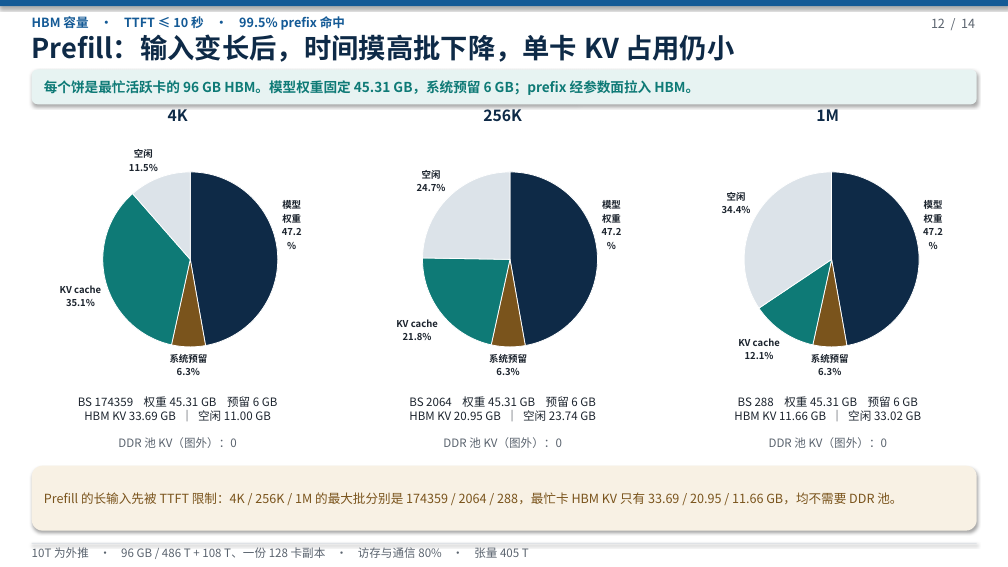
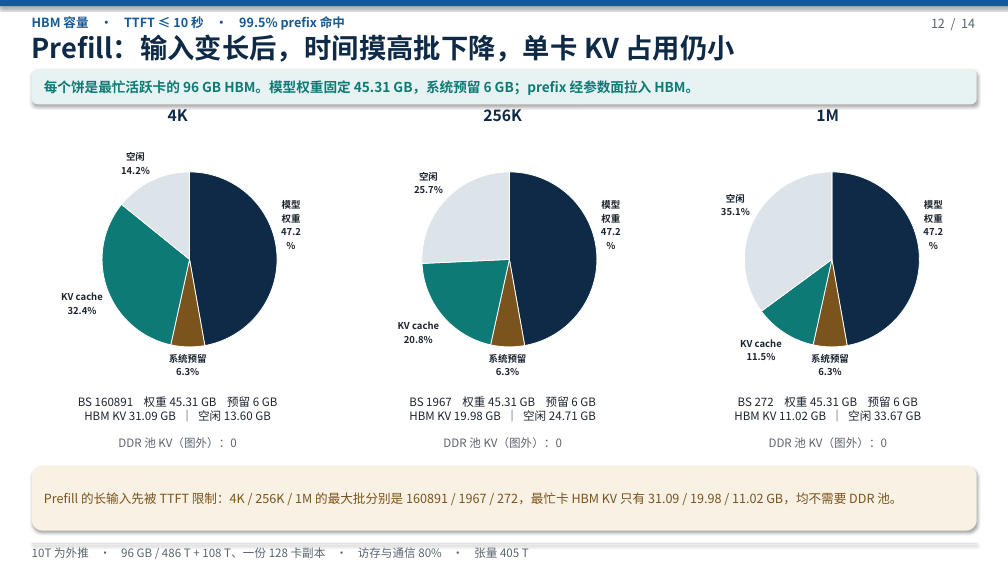
Before and after one commit to 69515164-rgb/UCL-MPComm, a slide deck: slide 12 of docs/deepseek-96g-slo.pptx. Drawn at 1008x567 pixels with LibreOffice and Linux fonts; fonts in the diff are those of the drawing. Boxes give left, top, right and bottom in pixels: in the first picture for what was removed or moved away, otherwise in the second. Text is boxed around its words. In the diff, an @@ line names an element or a change of style, - is before the commit and + after.

```diff
--- a/docs/deepseek-96g-slo.pptx
+++ b/docs/deepseek-96g-slo.pptx
@@ pie chart at (x1=32, y1=130, x2=324, y2=389) @@
@@ Series 1, KV cache: 35.1 to 32.4 @@
@@ Series 1, 空闲: 11.5 to 14.2 @@
@@ pie chart at (x1=357, y1=130, x2=649, y2=389) @@
@@ Series 1, KV cache: 21.8 to 20.8 @@
@@ Series 1, 空闲: 24.7 to 25.7 @@
@@ pie chart at (x1=682, y1=130, x2=974, y2=389) @@
@@ Series 1, KV cache: 12.1 to 11.5 @@
@@ Series 1, 空闲: 34.4 to 35.1 @@
@@ text at (x1=78, y1=396, x2=278, y2=421): text changed @@
-BS 174359 权重 45.31 GB 预留 6 GB
-HBM KV 33.69 GB ｜ 空闲 11.00 GB
+BS 160891 权重 45.31 GB 预留 6 GB
+HBM KV 31.09 GB ｜ 空闲 13.60 GB
@@ text at (x1=409, y1=396, x2=596, y2=421): text changed @@
-BS 2064 权重 45.31 GB 预留 6 GB
-HBM KV 20.95 GB ｜ 空闲 23.74 GB
+BS 1967 权重 45.31 GB 预留 6 GB
+HBM KV 19.98 GB ｜ 空闲 24.71 GB
@@ text at (x1=734, y1=396, x2=922, y2=421): text changed @@
-BS 288 权重 45.31 GB 预留 6 GB
-HBM KV 11.66 GB ｜ 空闲 33.02 GB
+BS 272 权重 45.31 GB 预留 6 GB
+HBM KV 11.02 GB ｜ 空闲 33.67 GB
@@ text at (x1=44, y1=492, x2=902, y2=504): text changed @@
-Prefill 的长输入先被 TTFT 限制：4K / 256K / 1M 的最大批分别是 174359 / 2064 / 288，最忙卡 HBM KV 只有 33.69 / 20.95 / 11.66 GB，均不需要 DDR 池。
+Prefill 的长输入先被 TTFT 限制：4K / 256K / 1M 的最大批分别是 160891 / 1967 / 272，最忙卡 HBM KV 只有 31.09 / 19.98 / 11.02 GB，均不需要 DDR 池。
```
Also in this commit, not shown: 6 other slides changed, 5 other files.
